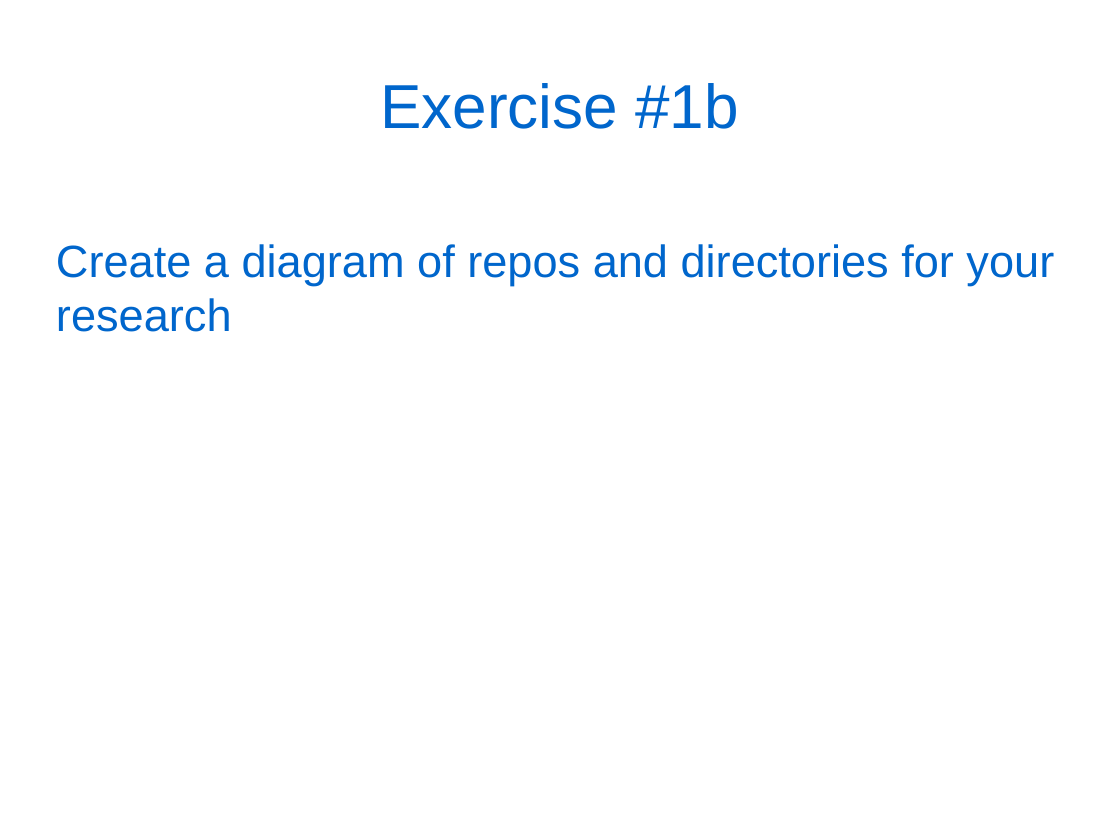
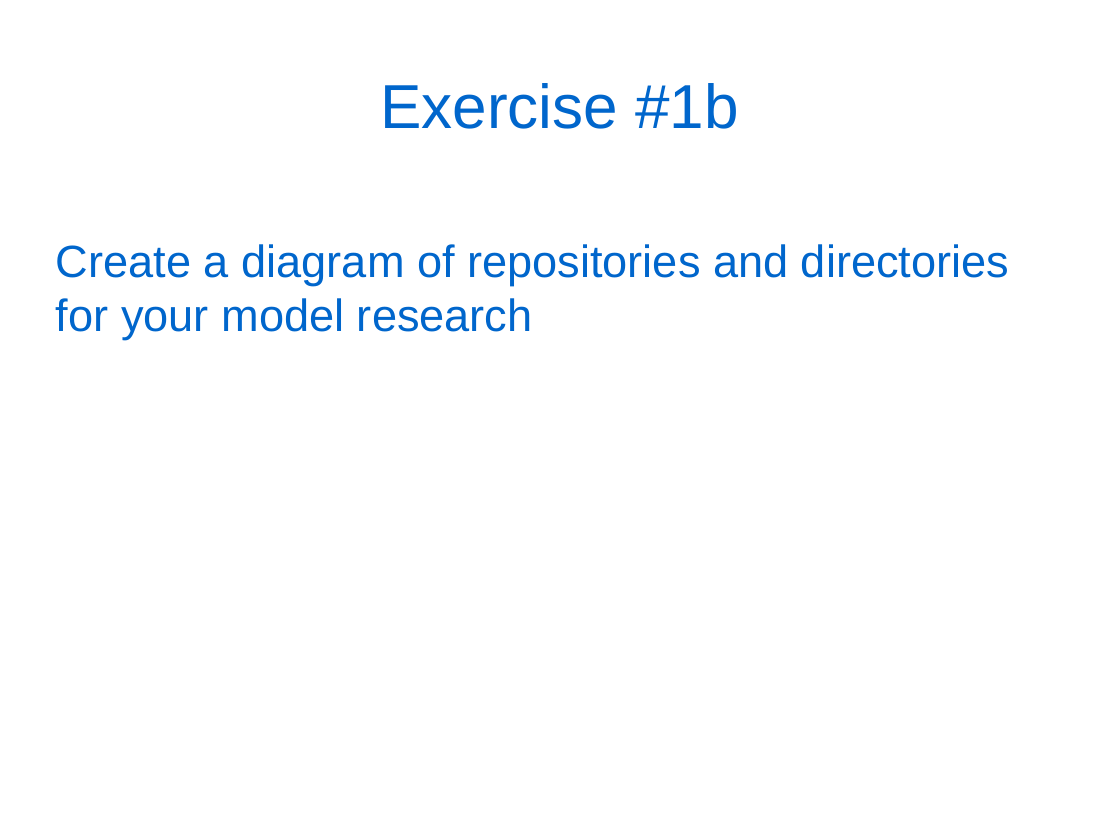
Before and after one commit to douglatornell/UQAR-Winter-School, a slide deck: slide 47 of slides.odp. Drawn at 1120x840 pixels with LibreOffice and Linux fonts; fonts in the diff are those of the drawing. Boxes give left, top, right and bottom in pixels: in the first picture for what was removed or moved away, otherwise in the second. Text is boxed around its words. In the diff, an @@ line names an element or a change of style, - is before the commit and + after.

```diff
--- a/slides.odp
+++ b/slides.odp
@@ text at bbox=[56, 244, 1009, 340]: text changed @@
-Create a diagram of repos and directories for your research
+Create a diagram of repositories and directories for your model research
```
Also in this commit, not shown: 5 other slides changed, 25 slides added, 9 slides removed, 2 other files.
